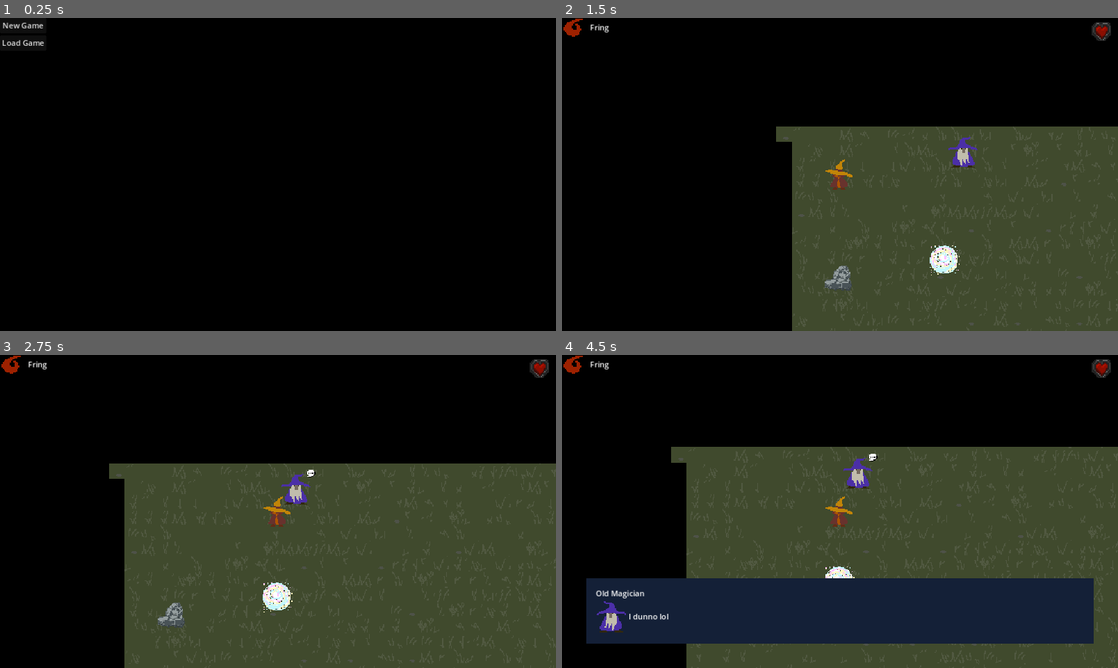
Above: before the commit, frames 1-4 (two rows, left to right).
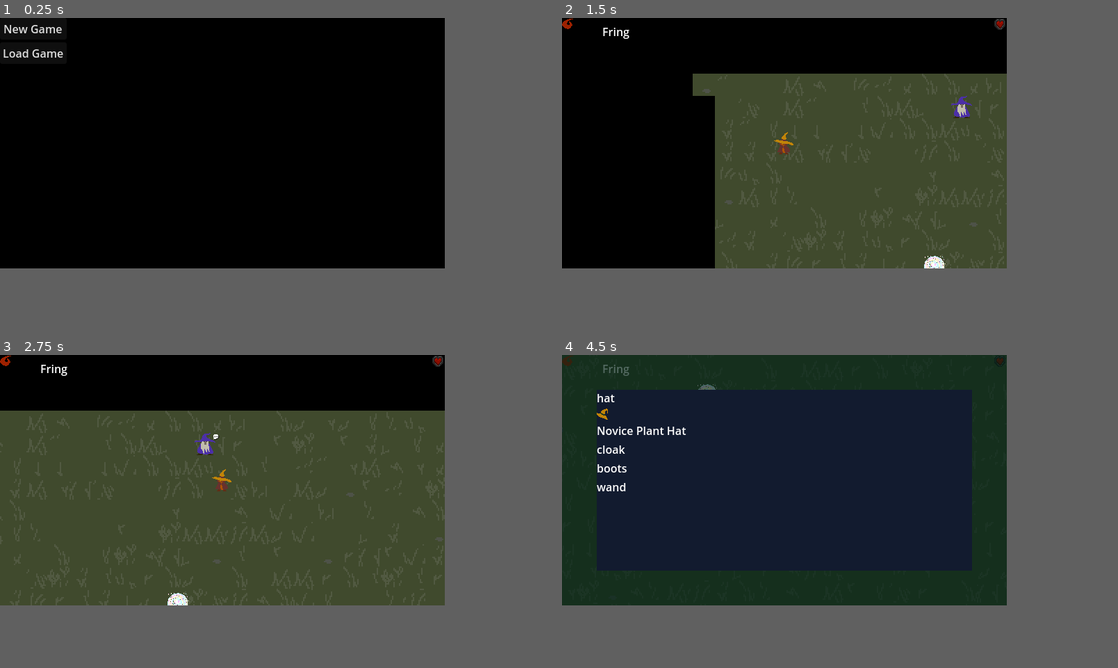
Above: after the commit, the same moments.

Repository: goshdarnheck/witchy-woods
Game: Godot game, scene res://main.tscn
Same seed, same stepped clock (60 frames per second), same inputs: the game is played once before the commit and once after it.
Inputs:
- Up to frame 1 (0.25 s): no input
- Up to frame 2 (1.5 s): click "New Game" at 0.5 s; click "AWAKEN" at 1.25 s
- Up to frame 3 (2.75 s): tap Enter at 2 s; hold D (right) from 2.03 s (still down); tap Space (action) at 2.1 s
- Up to frame 4 (4.5 s): release D (right) at 2.78 s; hold S (down) 2.78-3.53 s; tap E (speak) at 2.85 s; hold D (right) 3.53-4.28 s; tap Tab at 3.6 s; tap Space (action) at 4.25, 4.35 s; hold W (up) from 4.28 s (still down)
In our replay, the window is 800x450 before the commit and 640x360 after it. These sizes can differ from the game's own. Grey fills any space a smaller window leaves; there, only what the larger window draws over its background counts as a difference.

The runs differ from the first frame. In frame 1, 0.4% of the frame differs, in the area x 0-12%, y 1-13%; in frame 2, 32%; in frame 3, 37%; in frame 4, 84%, in the area x 0-100%, y 0-100%.
Error before the commit: Invalid call. Nonexistent function 'setContent' in base 'Control'. (res://manager.gd:76)

Commit message:
Small 16:9 res; Set sprite scaling back to 1:1

Diff:
--- a/npcs/SpeachCollider.gd
+++ b/npcs/SpeachCollider.gd
@@ -6,7 +6,8 @@
 
 func _ready():
 	parent = get_parent();
-	parent.get_current_speech()
+	parent.get_current_speech();
+	$SpeechBubble.visible = false;
 
 func _process(delta):
 	var speakKey = Input.is_action_just_pressed("speak");
--- a/npcs/master.tscn
+++ b/npcs/master.tscn
@@ -5,9 +5,10 @@
 [ext_resource type="PackedScene" uid="uid://djgmry63tdq7d" path="res://npcs/speach_collider.tscn" id="2_2conu"]
 
 [sub_resource type="CircleShape2D" id="CircleShape2D_mvlh2"]
-radius = 17.0
+radius = 12.0416
 
 [sub_resource type="CircleShape2D" id="CircleShape2D_w87wm"]
+radius = 6.50214
 
 [node name="Master" type="CharacterBody2D"]
 script = ExtResource("1_ylybi")
@@ -15,17 +16,15 @@
 [node name="Master" type="Sprite2D" parent="."]
 y_sort_enabled = true
 texture_filter = 1
-scale = Vector2(2, 2)
+position = Vector2(0, -6)
 texture = ExtResource("1_g76w8")
 
 [node name="CollisionShape2D" type="CollisionShape2D" parent="."]
-visible = false
-position = Vector2(0, 14)
 shape = SubResource("CircleShape2D_mvlh2")
 
 [node name="SpeachCollider" parent="." instance=ExtResource("2_2conu")]
 
 [node name="CollisionShape2D2" type="CollisionShape2D" parent="SpeachCollider"]
-position = Vector2(0, 33)
+position = Vector2(0, 13)
 scale = Vector2(6, 6)
 shape = SubResource("CircleShape2D_w87wm")
--- a/npcs/oracle.tscn
+++ b/npcs/oracle.tscn
@@ -5,10 +5,10 @@
 [ext_resource type="PackedScene" uid="uid://djgmry63tdq7d" path="res://npcs/speach_collider.tscn" id="3_3glp7"]
 
 [sub_resource type="CircleShape2D" id="CircleShape2D_bvf4d"]
-radius = 29.32
+radius = 15.2971
 
 [sub_resource type="CircleShape2D" id="CircleShape2D_37w07"]
-radius = 77.62
+radius = 53.0377
 
 [node name="Oracle" type="CharacterBody2D"]
 script = ExtResource("1_na3tv")
@@ -18,7 +18,6 @@
 
 [node name="Sprite2D" type="Sprite2D" parent="."]
 texture_filter = 1
-scale = Vector2(2, 2)
 texture = ExtResource("2_qap6o")
 
 [node name="SpeachCollider" parent="." instance=ExtResource("3_3glp7")]
--- a/npcs/rock.tscn
+++ b/npcs/rock.tscn
@@ -5,11 +5,11 @@
 [ext_resource type="PackedScene" uid="uid://djgmry63tdq7d" path="res://npcs/speach_collider.tscn" id="2_or0h0"]
 
 [sub_resource type="CapsuleShape2D" id="CapsuleShape2D_l4t14"]
-radius = 13.0
-height = 54.0
+radius = 7.0
+height = 32.0
 
 [sub_resource type="CircleShape2D" id="CircleShape2D_khla3"]
-radius = 63.0079
+radius = 35.0143
 
 [node name="Rock" type="Area2D"]
 position = Vector2(0, -16)
@@ -22,11 +22,11 @@
 
 [node name="Sprite2D" type="Sprite2D" parent="."]
 texture_filter = 1
-scale = Vector2(2, 2)
+position = Vector2(-1, 8)
 texture = ExtResource("1_p457g")
 
 [node name="SpeachCollider" parent="." instance=ExtResource("2_or0h0")]
+position = Vector2(0, 16)
 
 [node name="CollisionShape2D" type="CollisionShape2D" parent="SpeachCollider"]
-position = Vector2(0, 14)
 shape = SubResource("CircleShape2D_khla3")
--- a/npcs/speach_collider.tscn
+++ b/npcs/speach_collider.tscn
@@ -7,10 +7,8 @@
 script = ExtResource("1_r8bdm")
 
 [node name="SpeechBubble" type="Sprite2D" parent="."]
-visible = false
 texture_filter = 1
-position = Vector2(32, -32)
-scale = Vector2(2, 2)
+position = Vector2(16, -16)
 texture = ExtResource("2_d2voa")
 
 [connection signal="body_entered" from="." to="." method="_on_body_entered"]
--- a/player/player.tscn
+++ b/player/player.tscn
@@ -4,7 +4,7 @@
 [ext_resource type="Script" path="res://player/player.gd" id="1_sbrfo"]
 
 [sub_resource type="CircleShape2D" id="CircleShape2D_rnwgw"]
-radius = 32.0
+radius = 7.28011
 
 [node name="Player" type="CharacterBody2D"]
 script = ExtResource("1_sbrfo")
@@ -12,10 +12,10 @@
 [node name="Sprite" type="Sprite2D" parent="."]
 y_sort_enabled = true
 texture_filter = 1
-scale = Vector2(2, 2)
 texture = ExtResource("1_c5rpm")
 
 [node name="Camera2D" type="Camera2D" parent="."]
 
 [node name="CollisionShape2D" type="CollisionShape2D" parent="."]
+position = Vector2(0, 9)
 shape = SubResource("CircleShape2D_rnwgw")
--- a/project.godot
+++ b/project.godot
@@ -22,6 +22,8 @@
 
 [display]
 
+window/size/viewport_width=640
+window/size/viewport_height=360
 window/stretch/mode="canvas_items"
 
 [filesystem]
--- a/ui/Speechbubble.tscn
+++ b/ui/Speechbubble.tscn
@@ -49,10 +49,9 @@
 
 [node name="Image" type="TextureRect" parent="MarginContainer/MarginContainer/VBoxContainer/Stuff"]
 texture_filter = 1
-custom_minimum_size = Vector2(64, 64)
+custom_minimum_size = Vector2(32, 32)
 layout_mode = 2
 texture = ExtResource("2_yo4te")
-flip_h = true
 
 [node name="Text" type="Label" parent="MarginContainer/MarginContainer/VBoxContainer/Stuff"]
 layout_mode = 2
--- a/ui/creator.tscn
+++ b/ui/creator.tscn
@@ -22,12 +22,11 @@
 
 [node name="Button" type="Button" parent="."]
 layout_mode = 0
-offset_left = 446.0
-offset_top = 522.0
-offset_right = 718.0
-offset_bottom = 623.0
+offset_left = 23.0
+offset_top = 280.0
+offset_right = 270.0
+offset_bottom = 342.0
 text = "AWAKEN"
-alignment = 2
 
 [node name="Study" type="Control" parent="."]
 anchors_preset = 0
@@ -46,33 +45,33 @@
 [node name="Fire" type="TextureButton" parent="Study"]
 texture_filter = 1
 layout_mode = 0
-offset_left = 21.0
-offset_top = 100.0
-offset_right = 37.0
-offset_bottom = 116.0
-scale = Vector2(10, 10)
+offset_left = 22.0
+offset_top = 84.0
+offset_right = 38.0
+offset_bottom = 100.0
+scale = Vector2(5, 5)
 texture_normal = ExtResource("2_ogyuy")
 stretch_mode = 4
 
 [node name="Water" type="TextureButton" parent="Study"]
 texture_filter = 1
 layout_mode = 0
-offset_left = 202.0
-offset_top = 100.0
-offset_right = 218.0
-offset_bottom = 116.0
-scale = Vector2(10, 10)
+offset_left = 114.0
+offset_top = 83.0
+offset_right = 130.0
+offset_bottom = 99.0
+scale = Vector2(5, 5)
 texture_normal = ExtResource("3_c2isd")
 stretch_mode = 4
 
 [node name="Plant" type="TextureButton" parent="Study"]
 texture_filter = 1
 layout_mode = 0
-offset_left = 379.0
-offset_top = 100.0
-offset_right = 395.0
-offset_bottom = 116.0
-scale = Vector2(10, 10)
+offset_left = 203.0
+offset_top = 85.0
+offset_right = 219.0
+offset_bottom = 101.0
+scale = Vector2(5, 5)
 texture_normal = ExtResource("4_sm54u")
 
 [node name="Name" type="Control" parent="."]
@@ -82,27 +81,27 @@
 
 [node name="Input" type="TextEdit" parent="Name"]
 layout_mode = 0
-offset_left = 28.0
-offset_top = 352.0
-offset_right = 267.0
-offset_bottom = 389.0
+offset_left = 33.0
+offset_top = 223.0
+offset_right = 272.0
+offset_bottom = 260.0
 text = "Fring"
 
 [node name="Label" type="Label" parent="Name"]
 layout_mode = 0
-offset_left = 30.0
-offset_top = 321.0
-offset_right = 77.0
-offset_bottom = 344.0
+offset_left = 39.0
+offset_top = 190.0
+offset_right = 86.0
+offset_bottom = 213.0
 text = "Name"
 
 [node name="Avatar" type="TextureRect" parent="."]
 texture_filter = 1
 layout_mode = 0
-offset_left = 631.0
-offset_top = 126.0
-offset_right = 663.0
-offset_bottom = 158.0
+offset_left = 303.0
+offset_top = 15.0
+offset_right = 335.0
+offset_bottom = 47.0
 scale = Vector2(10, 10)
 texture = ExtResource("4_sycal")
 
--- a/ui/overworld.tscn
+++ b/ui/overworld.tscn
@@ -23,17 +23,15 @@
 [node name="Study" type="TextureRect" parent="."]
 texture_filter = 1
 layout_mode = 0
-offset_left = 3.0
-offset_top = -1.0
-offset_right = 43.0
-offset_bottom = 39.0
+offset_right = 16.0
+offset_bottom = 16.0
 texture = ExtResource("2_qynah")
 
-[node name="TextureRect" type="TextureRect" parent="."]
+[node name="Heart" type="TextureRect" parent="."]
 texture_filter = 1
 layout_mode = 0
-offset_left = 1098.0
-offset_top = 8.0
-offset_right = 1138.0
-offset_bottom = 48.0
+offset_left = 622.0
+offset_top = 1.0
+offset_right = 638.0
+offset_bottom = 17.0
 texture = ExtResource("3_hsogr")
